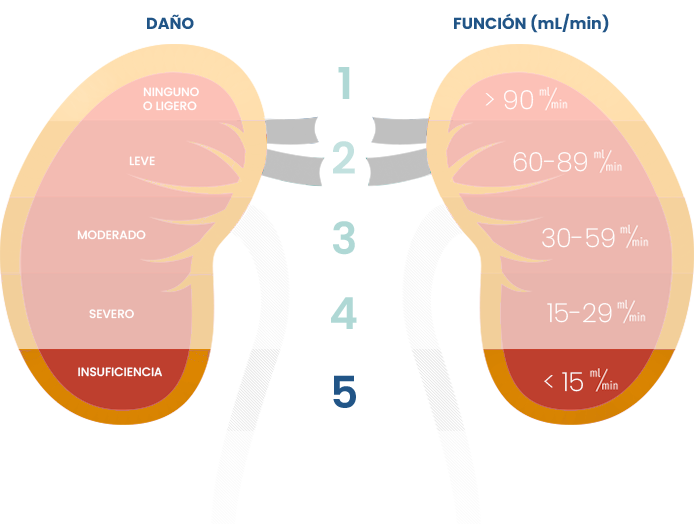
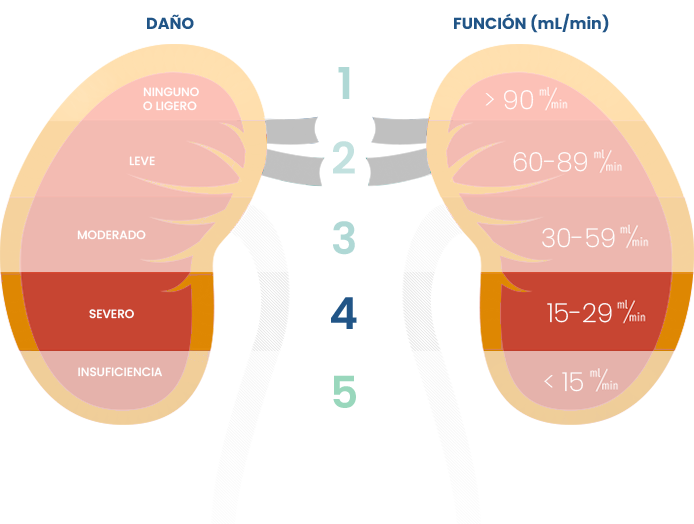
Before/after of a w=694, h=524 layered artwork. What changed in the layer stack:
"5": opacity 100% → 40%, painted on it over [333,375,356,408]
"4": opacity 40% → 100%, painted on it over [331,297,357,329]
